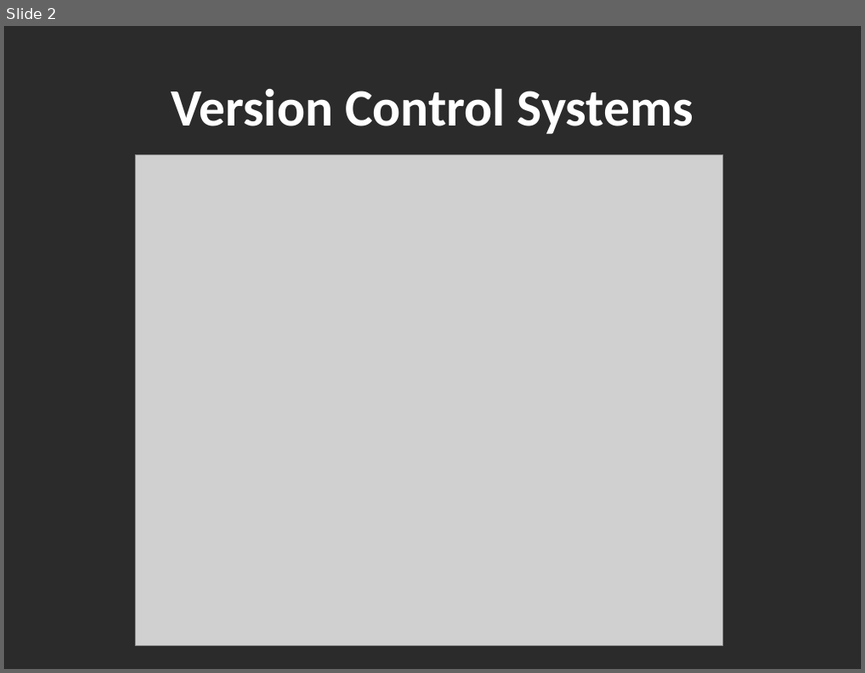
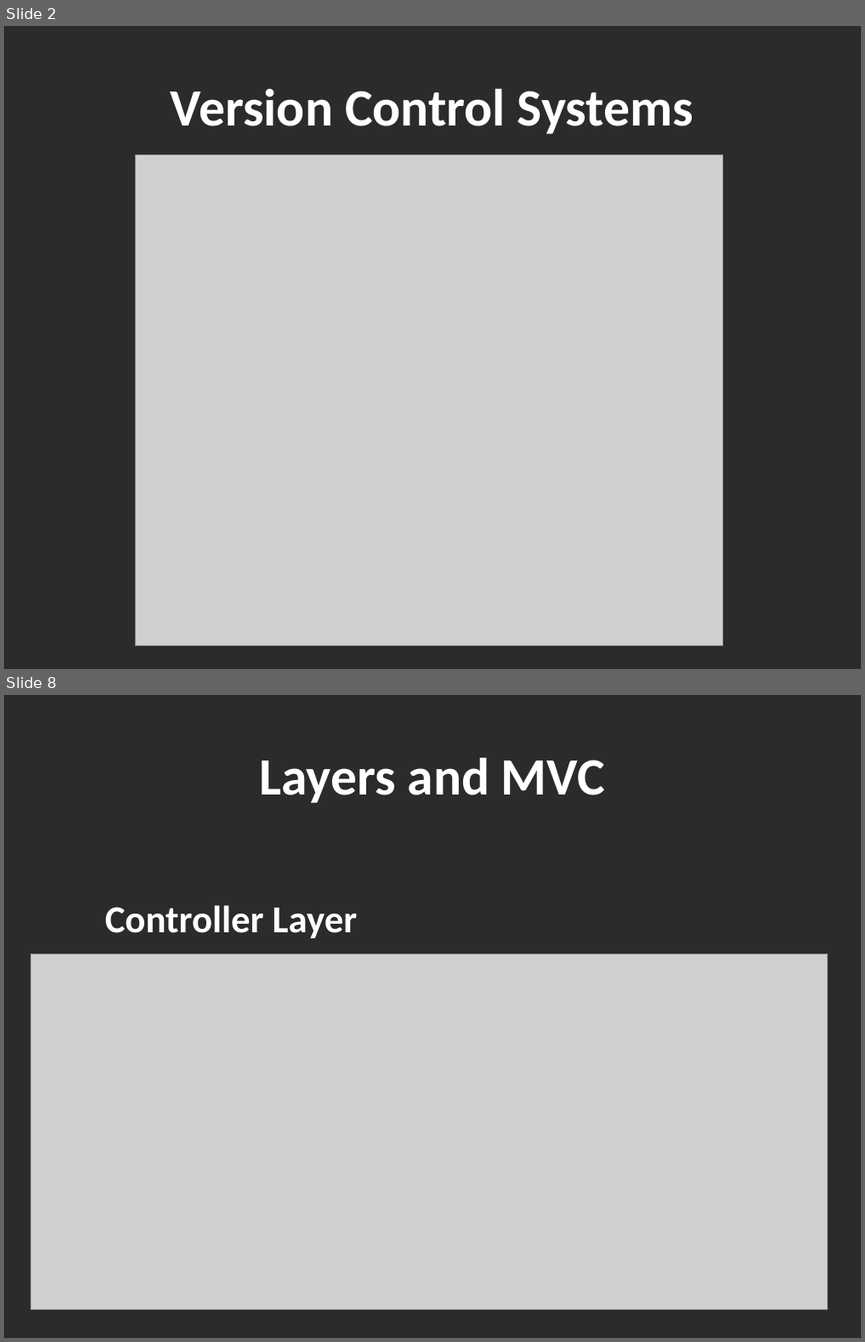
Before and after one commit to mosauter/Battleship, a slide deck: Presentation.pptx. Shown one above the other, each under a label of ours: slide 2 before the commit, slides 2 and 8 after it; the slides between them are not shown. The pictures are 865x673 and 865x1342 pixels, drawn with LibreOffice and Linux fonts; fonts in the diff are those of the drawing; grey boxes stand for pictures; background and template pictures are left out; a plain dark background stands for a picture behind light text. Boxes give left, top, right and bottom in pixels: in the first picture for what was removed or moved away, otherwise in the second. Text is boxed around its words. In the diff, an @@ line names an element or a change of style, - is before the commit and + after.

```diff
--- a/Presentation.pptx
+++ b/Presentation.pptx
@@ slide 8 added at box(4, 695, 861, 1338), background picture (left out) @@
@@ text added at box(259, 757, 605, 803), 44 pt, text #FFFFFF, bold @@
+Layers and MVC
@@ text added at box(105, 905, 357, 938), 32 pt, text #FFFFFF, bold @@
+Controller Layer
@@ picture added at box(30, 953, 827, 1310) @@
```
Also in this commit, not shown: 7 slides changed, 7 other slides added, 5 slides removed.
